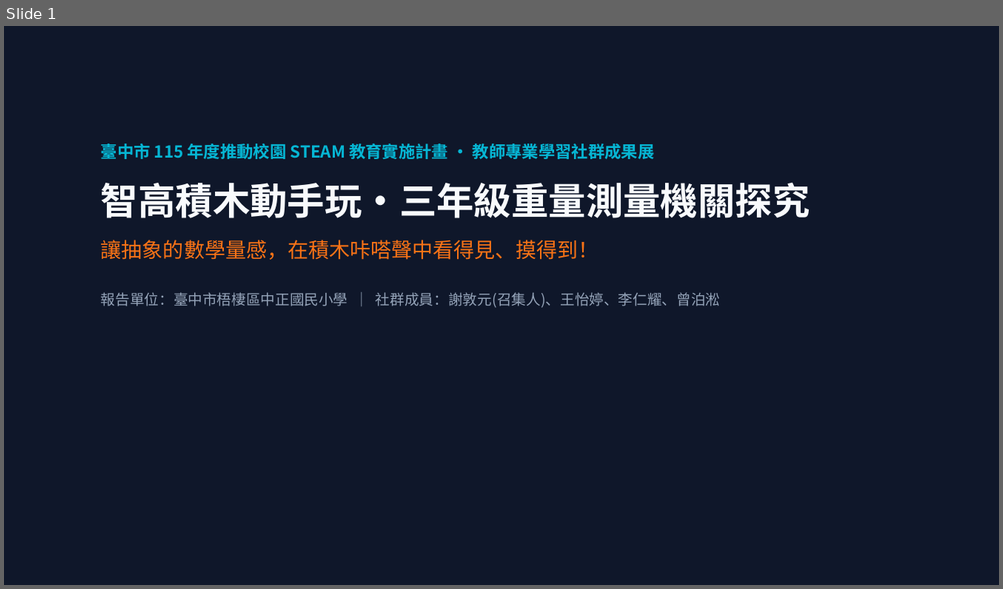
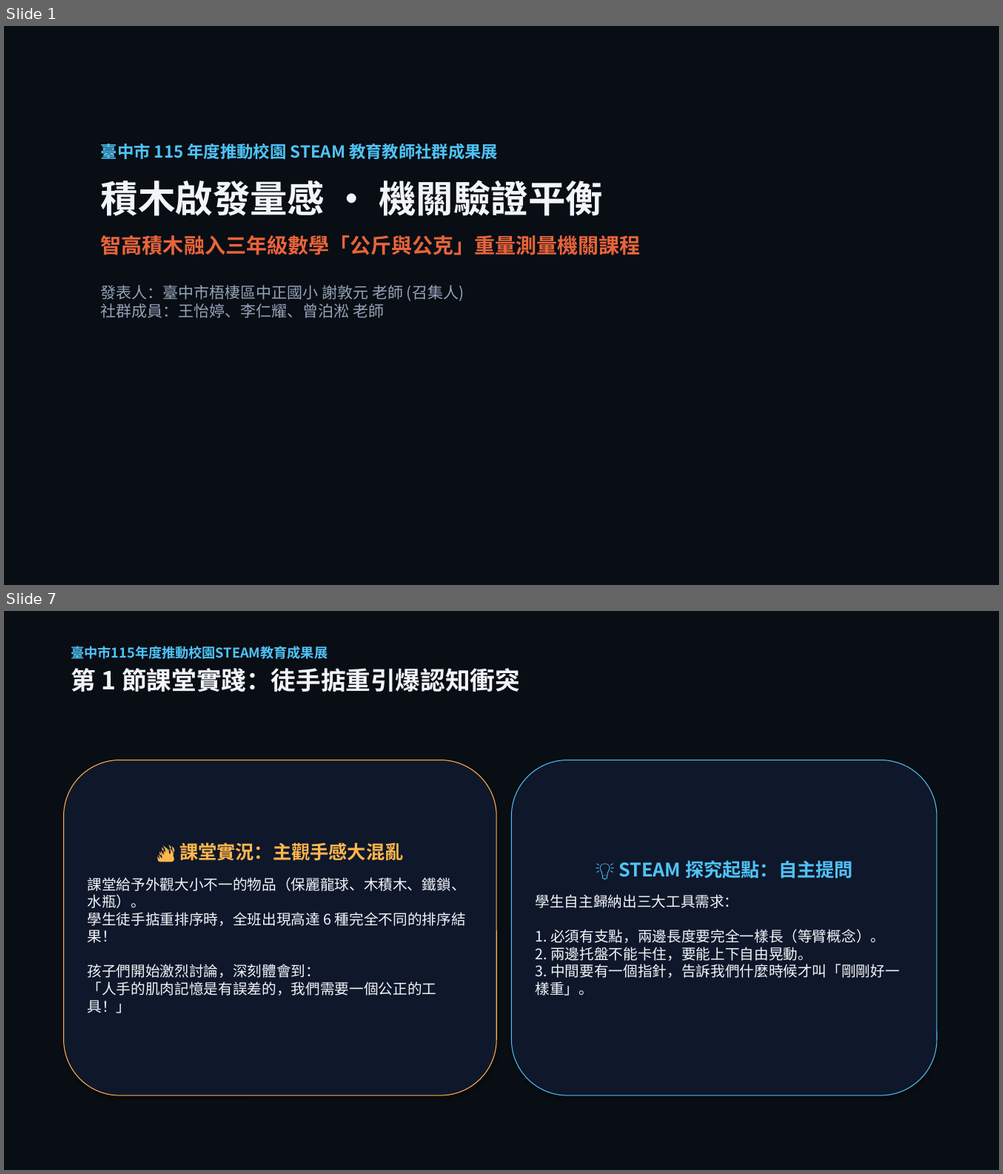
Before and after one commit to asc103138/steam-community-docs, a slide deck: 成果展繳交資料/臺中市梧棲區中正國小_STEAM成果展_5分鐘現場分享會簡報.pptx. Shown one above the other, each under a label of ours: slide 1 before the commit, slides 1 and 7 after it; the slides between them are not shown. The pictures are 1003x589 and 1003x1174 pixels, drawn with LibreOffice and Linux fonts; fonts in the diff are those of the drawing. Boxes give left, top, right and bottom in pixels: in the first picture for what was removed or moved away, otherwise in the second. Text is boxed around its words. In the diff, an @@ line names an element or a change of style, - is before the commit and + after.

Commit message:
feat: 擴增 115年度成果展 5分鐘分享會簡報為 16 頁 Reveal.js 精裝版與相關講稿檔案

```diff
--- a/成果展繳交資料/臺中市梧棲區中正國小_STEAM成果展_5分鐘現場分享會簡報.pptx
+++ b/成果展繳交資料/臺中市梧棲區中正國小_STEAM成果展_5分鐘現場分享會簡報.pptx
@@ slide 7 added at (4,611,999,1170), background #FFFFFF @@
@@ rectangle added at (4,611,999,1170), fill #090D14 @@
@@ text added at (71,646,520,692), 13 pt, text #4FC3F7, bold @@
+臺中市115年度推動校園STEAM教育成果展
+第 1 節課堂實踐：徒手掂重引爆認知衝突
@@ rounded rectangle added at (64,760,496,1096), fill #0F172A, outline #FFB74D 0.75 pt, 14 pt, text #F1F5F9 @@
+🔥 課堂實況：主觀手感大混亂
+課堂給予外觀大小不一的物品（保麗龍球、木積木、鐵鎖、水瓶）。
+學生徒手掂重排序時，全班出現高達 6 種完全不同的排序結果！
+孩子們開始激烈討論，深刻體會到：
+「人手的肌肉記憶是有誤差的，我們需要一個公正的工具！」
@@ rounded rectangle added at (512,760,936,1096), fill #0F172A, outline #4FC3F7 0.75 pt, 14 pt, text #F1F5F9 @@
+💡 STEAM 探究起點：自主提問
+學生自主歸納出三大工具需求：
+1. 必須有支點，兩邊長度要完全一樣長（等臂概念）。
+2. 兩邊托盤不能卡住，要能上下自由晃動。
+3. 中間要有一個指針，告訴我們什麼時候才叫「剛剛好一樣重」。
@@ slide 1 changed as well @@
@@ rectangle at (4,26,999,585): fill #0F172A to #090D14 @@
@@ text at (101,144,640,318): text changed; size 14 to 15 pt; bold on @@
-臺中市 115 年度推動校園 STEAM 教育實施計畫 · 教師專業學習社群成果展
-智高積木動手玩·三年級重量測量機關探究
-讓抽象的數學量感，在積木咔嗒聲中看得見、摸得到！
-報告單位：臺中市梧棲區中正國民小學 ｜ 社群成員：謝敦元(召集人)、王怡婷、李仁耀、曾泊淞
+臺中市 115 年度推動校園 STEAM 教育教師社群成果展
+積木啟發量感 · 機關驗證平衡
+智高積木融入三年級數學「公斤與公克」重量測量機關課程
+發表人：臺中市梧棲區中正國小 謝敦元 老師 (召集人)
+社群成員：王怡婷、李仁耀、曾泊淞 老師
```
Also in this commit, not shown: 14 other slides added, 6 slides removed, 10 other files.
